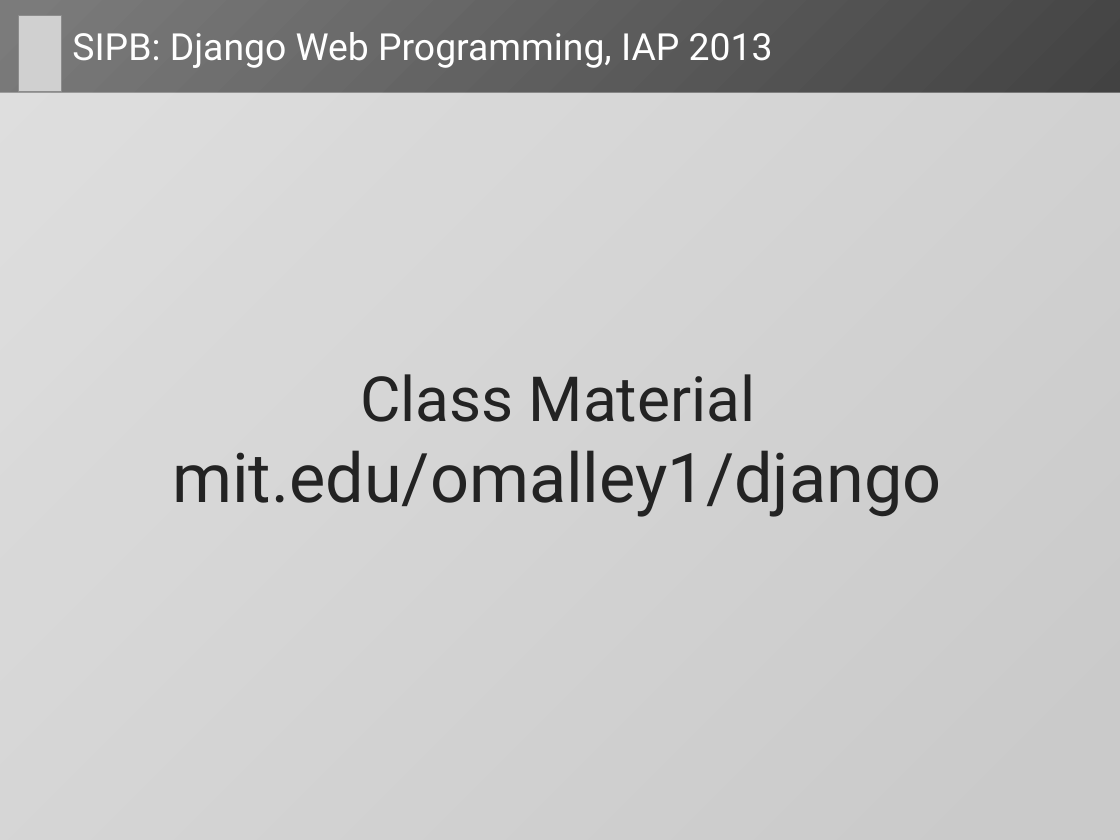
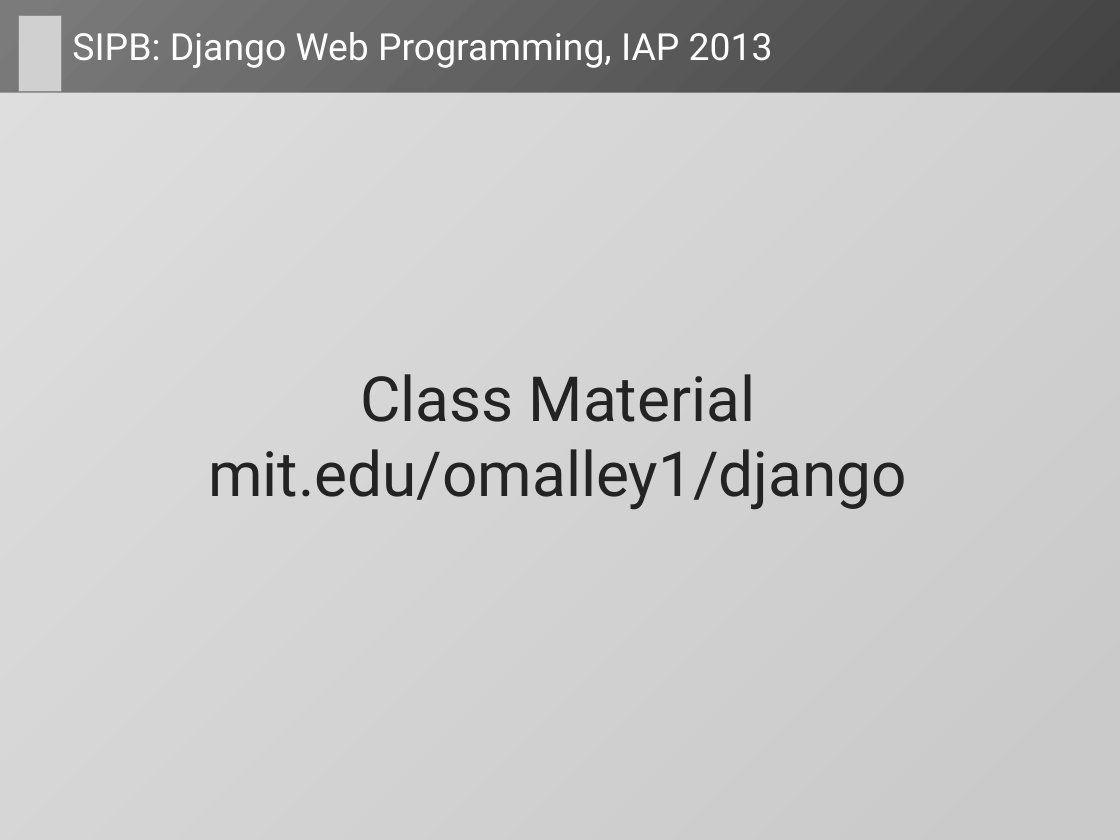
Before and after one commit to dlukeomalley/SIPB_django_class, a slide deck: slide 3 of slides/django_slides.pptx. Drawn at 1120x840 pixels with LibreOffice and Linux fonts; fonts in the diff are those of the drawing; grey boxes stand for pictures. Boxes give left, top, right and bottom in pixels: in the first picture for what was removed or moved away, otherwise in the second. Text is boxed around its words. In the diff, an @@ line names an element or a change of style, - is before the commit and + after.

```diff
--- a/slides/django_slides.pptx
+++ b/slides/django_slides.pptx
@@ text at <box>208,449,907,510</box>: size 44 to 40 pt in "mit.edu/omalley1/django" @@
```
Also in this commit, not shown: 15 other slides changed, 9 slides added, 1 slide removed, 3 other files.
